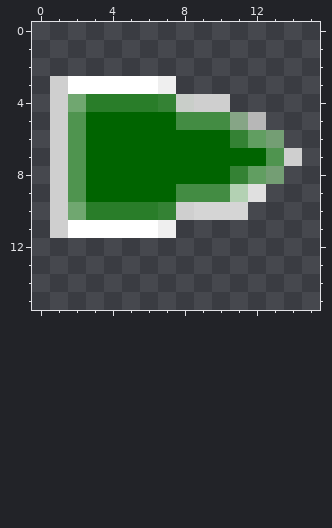
File history of a pixel-art sprite, debugger/monkeydbg/src/resources/icons/play.png. Above is the file before it was changed.
The file is 16x16 pixels. Colours within 5 levels of each other are drawn and written as one.
Once edited:
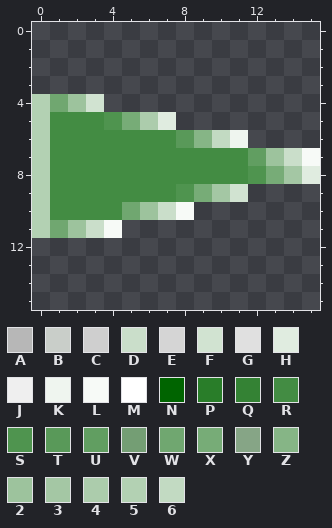
Palette (. is transparent): A #b7b7b7  B #c9cec9  C #cfcfcf  D #cadeca  E #d5d5d5  F #d1e3d1  G #e0e0e0  H #e0ece0  J #efefef  K #eff5ef  L #f7faf7  M #ffffff  N #006400  P #297d29  Q #348234  R #438c43  S #4f944f  T #599959  U #619e61  V #749e74  W #70a770  X #77ac77  Y #86a586  Z #86b586  2 #9dc39d  3 #a4c7a4  4 #acccac  5 #b3d1b3  6 #c2dac2
The edit:
Changed rows in their new state; - is an unchanged pixel.
first column x 0:
 3 -.......--------
 4 5W2F.......-----
 5 5RRRSX4H.....---
 6 5RRRRRRRTZ6K..--
 7 5RRRRRRRRRRRU2DL
 8 5RRRRRRRRRRRSX3H
 9 5RRRRRRRSX3F.---
10 5RRRRW2DL...----
11 5W2DL...--------
